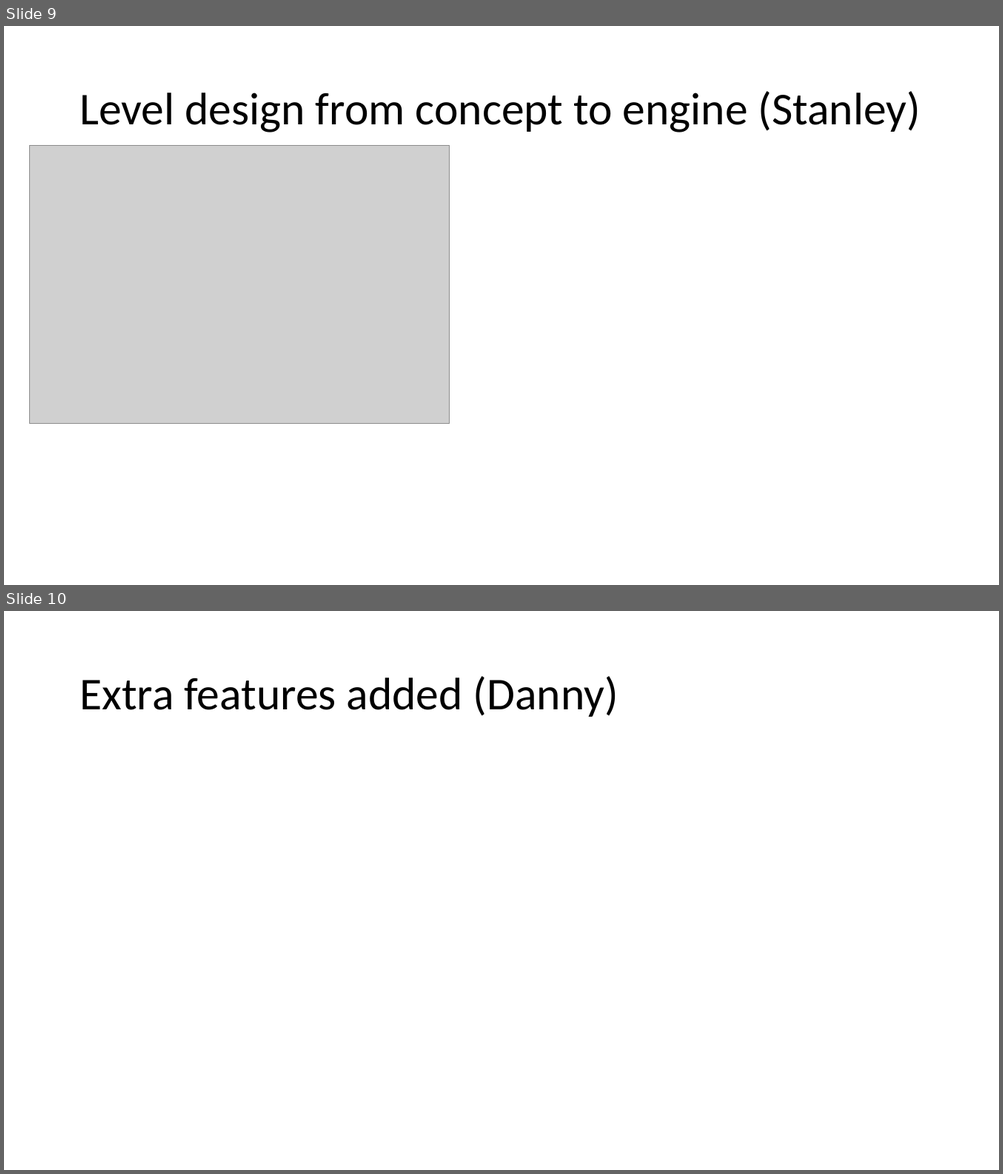
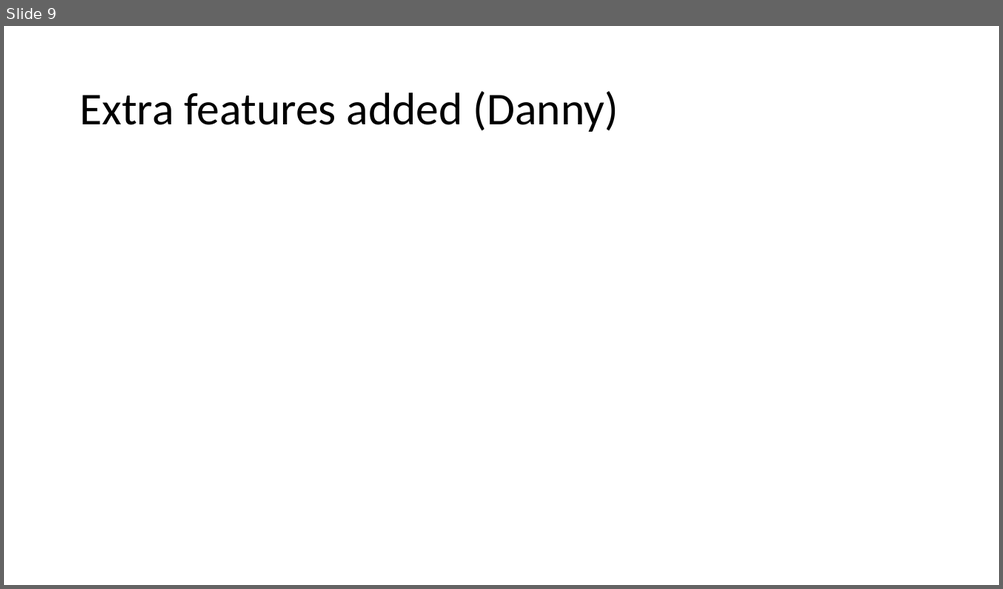
Before and after one commit to DannyStanley/TDEMO-, a slide deck: Video Presentation V2.pptx. Shown one above the other, each under a label of ours: slides 9 and 10 before the commit, slide 9 after it. The pictures are 1003x1174 and 1003x589 pixels, drawn with LibreOffice and Linux fonts; fonts in the diff are those of the drawing; grey boxes stand for pictures. Boxes give left, top, right and bottom in pixels: in the first picture for what was removed or moved away, otherwise in the second. Text is boxed around its words. In the diff, an @@ line names an element or a change of style, - is before the commit and + after.

```diff
--- a/Video Presentation V2.pptx
+++ b/Video Presentation V2.pptx
@@ slide 9 removed at <box>4,26,999,585</box>, background #FFFFFF @@
@@ title removed at <box>79,91,921,133</box> @@
-Level design from concept to engine (Stanley)
@@ picture removed at <box>30,145,449,423</box> @@
@@ what was slide 10 is now slide 9 @@
```
Also in this commit, not shown: 8 slides changed.
